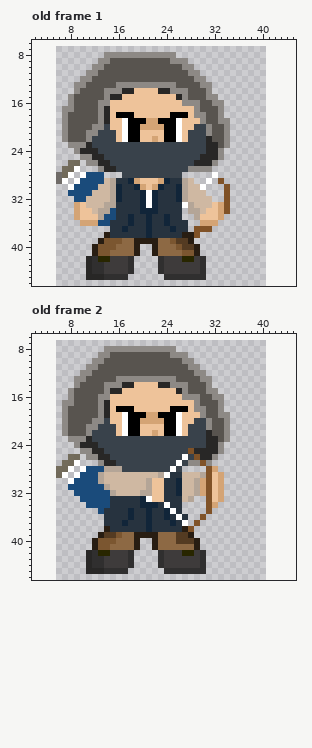
A pixel-art file gets an edit: Aseprite Files/Character/Enemy2.aseprite. The picture above was drawn from the file before the commit.
35x44 pixels, 2 frames. Colours within 5 levels of each other are drawn and written as one. Shown: old frame 1: x 2..45, y 6..46; old frame 2: x 2..45, y 6..46. The old version is drawn lined up with the new one, on the new canvas. The commit also changed other frames, which this record leaves out.
After:
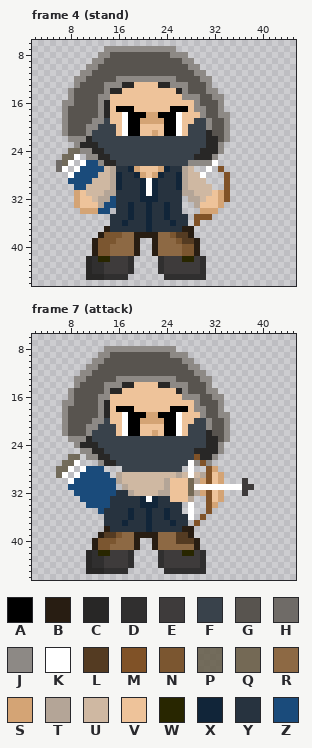
Palette (. is transparent): A #000000  B #281d12  C #282726  D #302f2f  E #3e3b3b  F #39424b  G #58544f  H #6f6b67  J #8d8985  K #ffffff  L #543b22  M #805227  N #7b5630  P #655d49dc  Q #746955  R #8d6944  S #d4a475  T #b4a597  U #cfb8a2  V #eec39a  W #282600  X #112539  Y #27333f  Z #1a4b7b
A new or re-ordered frame is compared with the old frame closest to it.
Diff:
canvas 35x44 -> 46x56, the old top-left corner now at 6,7
frames 2 -> 15
Changed rows in their new state; - is an unchanged pixel.
Frame 4 (stand) is new; against old frame 1:
first column x 6:
 7 --------JJJJJJJJJJJJ---------
 8 -------J-GGGGGGGGGG-JJ-------
 9 ------J-G----------GG-J------
10 -----J-G-------------G-J-----
11 ----J-G---------------G-J----
12 ---J-G----JJJJJJJJJJ---G-J---
13 ----G---JJ-CCVVVVCC-JJ--G----
14 --JG-----CCVV----VVVC-----J--
15 -------J-VV---------V-JJ-G-J-
16 -J------C------------VV---G--
17 --G-------AAA------AAA--J----
18 ----------VK-AASSAA-KV-V----J
19 ------J-F-----S--S-----FFJ-G-
20 -----J-F-F----VVVV----F------
21 ------F---------S--------C---
22 -.JJJC----FFFFFFFFFFFF----C--
23 --.-C-C--------------------J.
24 --PPJJ-C----------------C----
25 -PPK.-J-C--------------C--J.-
26 HPK.KZZJ-C------------JJJJK--
27 HK.-ZZZZUTYYXSVVVSXYYTU..K-M-
28 ..-ZZ--UUTXYYXSVSXYYXTUUK-.-M
29 ..ZZ--UU--X-YYXKXYY-X--UU.-.M
30 --.--UU------YXKXY------UU---
31 --.SVU--T-Y---------Y-T--UVS-
32 ---SVV-TTZY----X----Y.TT-VVS-
33 -----VVTZZ--X-YXY-X--..TVV--.
34 ---.SSSZZ.--X-Y-Y-X---..SSS..
35 ---......Y-----------Y-MMM..-
36 ----.....--XY-----YX---M...--
37 --------B--Y-------Y-BB...---
38 -------BNNNRRBBBBRRNLL-.-----
39 ------BN--R---..---RN-LB-----
40 ---------R----------RNN------
Frame 7 (attack) is new; against old frame 2:
first column x 13:
25 ---------------F----------
26 --------------F-----------
27 -------------F-K----------
28 -...--------F--K----------
29 ZZ.T------UUUT-K----------
30 ZZZT----UUUTVVVQ--------E-
31 -ZZ.T---UUUTVVVQKKKKKKKKEE
32 --ZYYT-UUUTTVVVQ--------E-
33 ---------XY-VVV-----------
34 -----------Y---K----------
35 ------------Y--K----------
36 -------------Y-K----------
37 --------------Y-----------
38 ---------------B----------
Where, in picture pixels (left, top, right, bottom), the same in both pictures:
changed: (56, 46, 230, 250)
changed: (98, 448, 254, 532)
